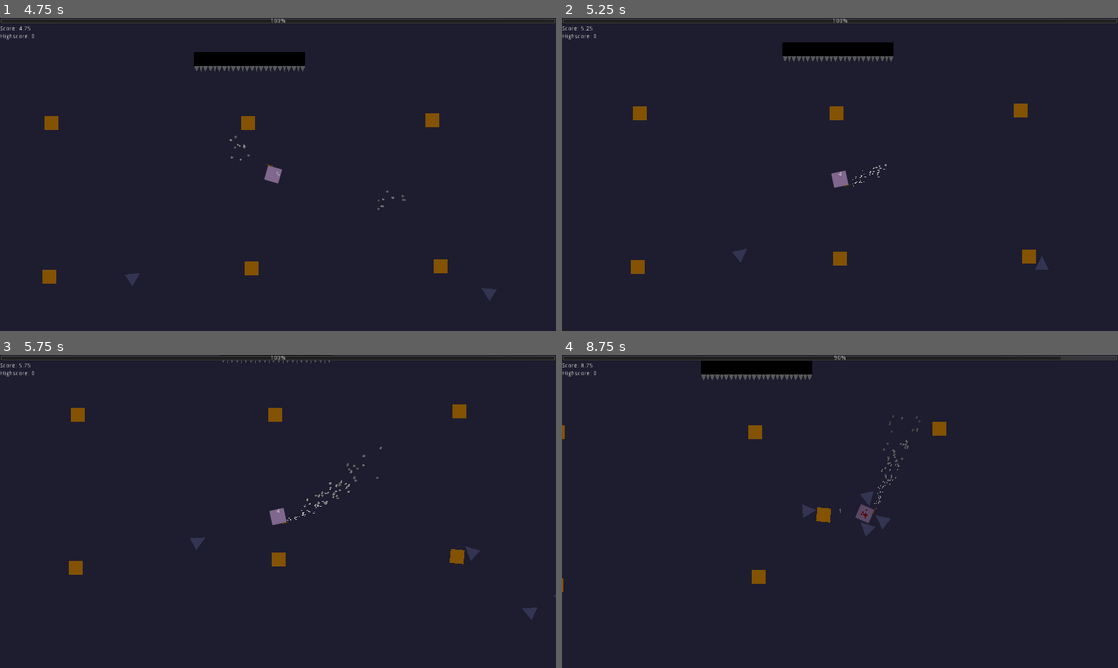
Above: before the commit, frames 1-4 (two rows, left to right).
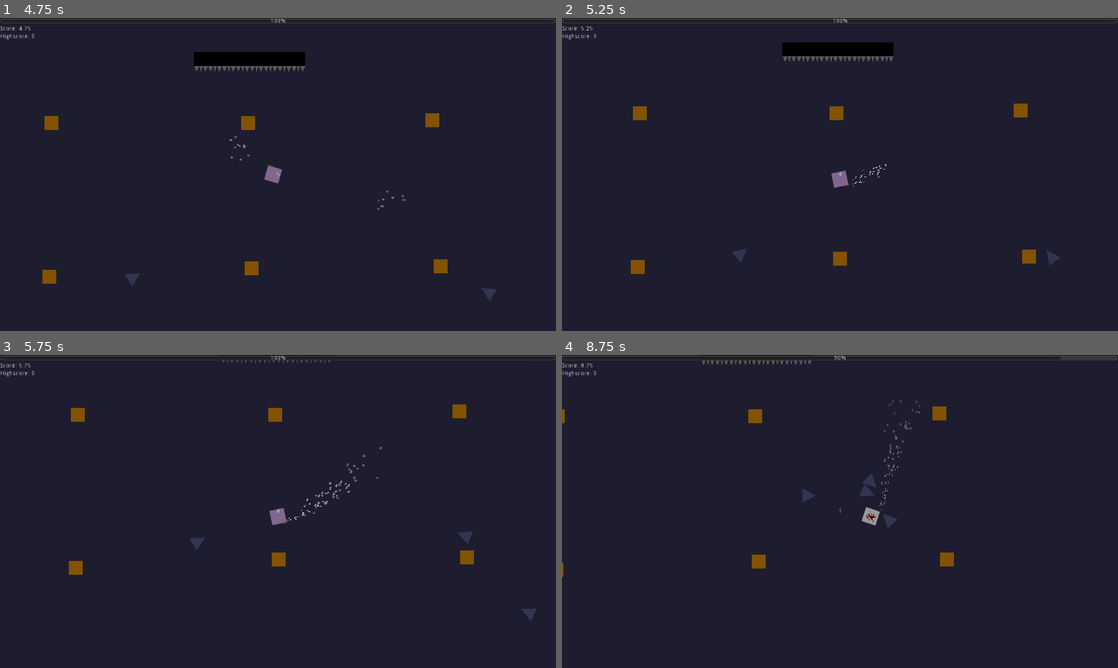
Above: after the commit, the same moments.

Repository: thx4nothing/LD51
Game: Godot game, scene res://Game.tscn
Two runs of this game, one before a commit and one after it. Both use one fixed random seed, a clock stepped at 60 frames per second and the inputs below.
Inputs (mouse positions are in pixels of both pictures, inside the frame that each line leads up to):
- Up to frame 1 (4.75 s): tap Enter at 0.5 s; move the mouse to (400, 158) at 0.52 s; press the mouse at (400, 158) at 0.53 s; hold D (move_right) 0.53-1.28 s; move the mouse to (166, 190) at 1.27 s; release the mouse at (166, 190) at 1.28 s; hold S (move_down) 1.28-2.03 s; click (166, 190) at 1.35 s; move the mouse to (333, 105) at 2.02 s; press the mouse at (333, 105) at 2.03 s; hold D (move_right) 2.03-2.78 s; move the mouse to (250, 237) at 2.77 s; release the mouse at (250, 237) at 2.78 s; hold W (move_up) 2.78-3.53 s; click (250, 237) at 2.85 s; move the mouse to (444, 221) at 3.52 s; press the mouse at (444, 221) at 3.53 s; hold A (move_left) from 3.53 s (still down); move the mouse to (111, 127) at 4.27 s; release the mouse at (111, 127) at 4.28 s; click (111, 127) at 4.35 s
- Up to frame 2 (5.25 s): move the mouse to (867, 174) at 5.02 s; release A (move_left) at 5.03 s; press the mouse at (867, 174) at 5.03 s; hold S (move_down) from 5.03 s (still down)
- Up to frame 3 (5.75 s): keep holding S (move_down)
- Up to frame 4 (8.75 s): move the mouse to (756, 433) at 5.77 s; release S (move_down) at 5.78 s; release the mouse at (756, 433) at 5.78 s; hold D (move_right) 5.78-6.53 s; click (756, 433) at 5.85 s; move the mouse to (962, 495) at 6.52 s; press the mouse at (962, 495) at 6.53 s; hold W (move_up) 6.53-7.28 s; move the mouse to (728, 527) at 7.27 s; release the mouse at (728, 527) at 7.28 s; hold D (move_right) 7.28-8.03 s; click (728, 527) at 7.35 s; move the mouse to (895, 442) at 8.02 s; press the mouse at (895, 442) at 8.03 s; hold S (move_down) from 8.03 s (still down)

Frame 1 is identical in both runs. In frame 2, 0.1% of the frame differs, in the area x 85-90%, y 74-81%; in frame 3, 0.3%; in frame 4, 2.8%, in the area x 0-71%, y 0-76%.

Commit message:
enemies avoid spikes

Diff:
--- a/World.tscn
+++ b/World.tscn
@@ -57,6 +57,32 @@
 
 [node name="Navigation2D" type="Navigation2D" parent="."]
 
+[node name="Spikes" type="Node" parent="Navigation2D"]
+
+[node name="SpikeWall" parent="Navigation2D/Spikes" instance=ExtResource( 8 )]
+position = Vector2( -116, -266 )
+
+[node name="SpikeWall2" parent="Navigation2D/Spikes" instance=ExtResource( 8 )]
+position = Vector2( -84, -266 )
+
+[node name="SpikeWall3" parent="Navigation2D/Spikes" instance=ExtResource( 8 )]
+position = Vector2( -52, -266 )
+
+[node name="SpikeWall4" parent="Navigation2D/Spikes" instance=ExtResource( 8 )]
+position = Vector2( -20, -266 )
+
+[node name="SpikeWall5" parent="Navigation2D/Spikes" instance=ExtResource( 8 )]
+position = Vector2( 12, -266 )
+
+[node name="SpikeWall6" parent="Navigation2D/Spikes" instance=ExtResource( 8 )]
+position = Vector2( 44, -266 )
+
+[node name="SpikeWall7" parent="Navigation2D/Spikes" instance=ExtResource( 8 )]
+position = Vector2( 76, -266 )
+
+[node name="SpikeWall8" parent="Navigation2D/Spikes" instance=ExtResource( 8 )]
+position = Vector2( 108, -266 )
+
 [node name="NavigationPolygonInstance" type="NavigationPolygonInstance" parent="Navigation2D"]
 navpoly = SubResource( 1 )
 
@@ -80,29 +106,3 @@
 
 [node name="Crate6" parent="Navigation2D" instance=ExtResource( 9 )]
 position = Vector2( -465, 235 )
-
-[node name="Spikes" type="Node" parent="."]
-
-[node name="SpikeWall" parent="Spikes" instance=ExtResource( 8 )]
-position = Vector2( -116, -266 )
-
-[node name="SpikeWall2" parent="Spikes" instance=ExtResource( 8 )]
-position = Vector2( -84, -266 )
-
-[node name="SpikeWall3" parent="Spikes" instance=ExtResource( 8 )]
-position = Vector2( -52, -266 )
-
-[node name="SpikeWall4" parent="Spikes" instance=ExtResource( 8 )]
-position = Vector2( -20, -266 )
-
-[node name="SpikeWall5" parent="Spikes" instance=ExtResource( 8 )]
-position = Vector2( 12, -266 )
-
-[node name="SpikeWall6" parent="Spikes" instance=ExtResource( 8 )]
-position = Vector2( 44, -266 )
-
-[node name="SpikeWall7" parent="Spikes" instance=ExtResource( 8 )]
-position = Vector2( 76, -266 )
-
-[node name="SpikeWall8" parent="Spikes" instance=ExtResource( 8 )]
-position = Vector2( 108, -266 )
--- a/characters/enemies/BaseEnemy.tscn
+++ b/characters/enemies/BaseEnemy.tscn
@@ -8,7 +8,7 @@
 
 [node name="Enemy" type="KinematicBody2D"]
 collision_layer = 4
-collision_mask = 7
+collision_mask = 39
 script = ExtResource( 1 )
 
 [node name="Body" type="Polygon2D" parent="."]
@@ -24,6 +24,9 @@
 [node name="NavigationAgent2D" type="NavigationAgent2D" parent="."]
 target_desired_distance = 16.0
 avoidance_enabled = true
+radius = 40.0
+neighbor_dist = 100.0
+time_horizon = 10.0
 
 [node name="NavTimer" type="Timer" parent="."]
 wait_time = 0.1
--- a/characters/enemies/enemy.gd
+++ b/characters/enemies/enemy.gd
@@ -27,9 +27,25 @@
 func _ready() -> void:
 	if player:
 		navigation_agent_2d.set_target_location(player.global_position)
+		navigation_agent_2d.connect("velocity_computed", self, "move")
 
 func impact(impulse: Vector2) -> void:
 	velocity += impulse
+	#navigation_agent_2d.set_velocity(velocity)
+
+func move(_velocity: Vector2) -> void:
+	velocity = move_and_slide(_velocity, Vector2.ZERO, false, 4, 0.785398, false)
+	var _rotation := velocity.angle()
+	body.rotation = _rotation
+	collision_body.rotation = _rotation
+	for i in get_slide_count():
+		var collision = get_slide_collision(i)
+		if collision.collider is RigidBody2D:
+			#print("Collided with: ", collision.collider.name)
+			collision.collider.apply_central_impulse(-collision.normal * velocity.length())
+		if collision.collider == player:
+			player.hurt(damage)
+	pass
 
 func take_damage(dmg: float) -> void:
 	current_health -= dmg
@@ -55,18 +71,9 @@
 		var desired_velocity := direction * speed
 		var steering := (desired_velocity - velocity) * delta * 4.0
 		velocity += steering
+		navigation_agent_2d.set_velocity(velocity)
 		#add_central_force(velocity)
-		velocity = move_and_slide(velocity, Vector2.ZERO, false, 4, 0.785398, false)
-		var _rotation := velocity.angle()
-		body.rotation = _rotation
-		collision_body.rotation = _rotation
-		for i in get_slide_count():
-			var collision = get_slide_collision(i)
-			if collision.collider is RigidBody2D:
-				#print("Collided with: ", collision.collider.name)
-				collision.collider.apply_central_impulse(-collision.normal * velocity.length())
-			if collision.collider == player:
-				player.hurt(damage)
+
 
 func _on_NavTimer_timeout() -> void:
 	if player:
--- a/objects/SpikeWall.tscn
+++ b/objects/SpikeWall.tscn
@@ -8,11 +8,16 @@
 [sub_resource type="OccluderPolygon2D" id=1]
 polygon = PoolVector2Array( 16, -16, -16, -16, -16, 16, 16, 16 )
 
-[node name="SpikeWall" type="StaticBody2D"]
+[node name="SpikeWall" type="RigidBody2D"]
 collision_layer = 32
 collision_mask = 0
+mode = 1
 physics_material_override = SubResource( 2 )
 script = ExtResource( 1 )
+
+[node name="NavigationObstacle2D" type="NavigationObstacle2D" parent="."]
+estimate_radius = false
+radius = 16.0
 
 [node name="Wall" type="Polygon2D" parent="."]
 color = Color( 0, 0, 0, 1 )
--- a/objects/spike_wall.gd
+++ b/objects/spike_wall.gd
@@ -1,4 +1,4 @@
-extends StaticBody2D
+extends RigidBody2D
 
 export (float) var damage = 100.0
 # Declare member variables here. Examples:
